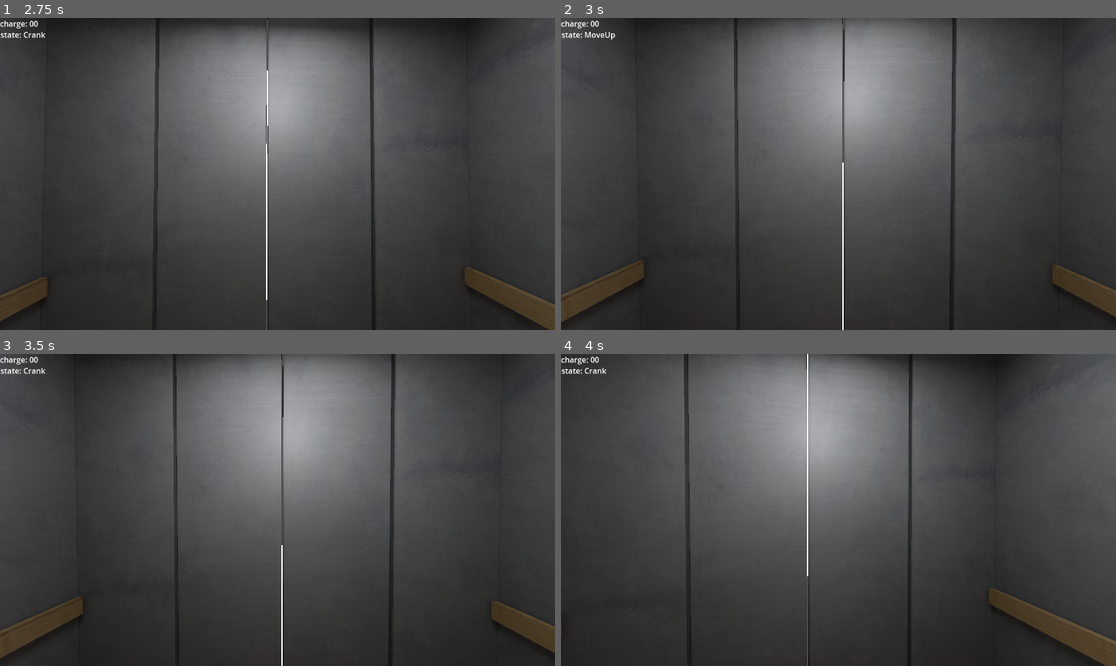
Above: before the commit, frames 1-4 (two rows, left to right).
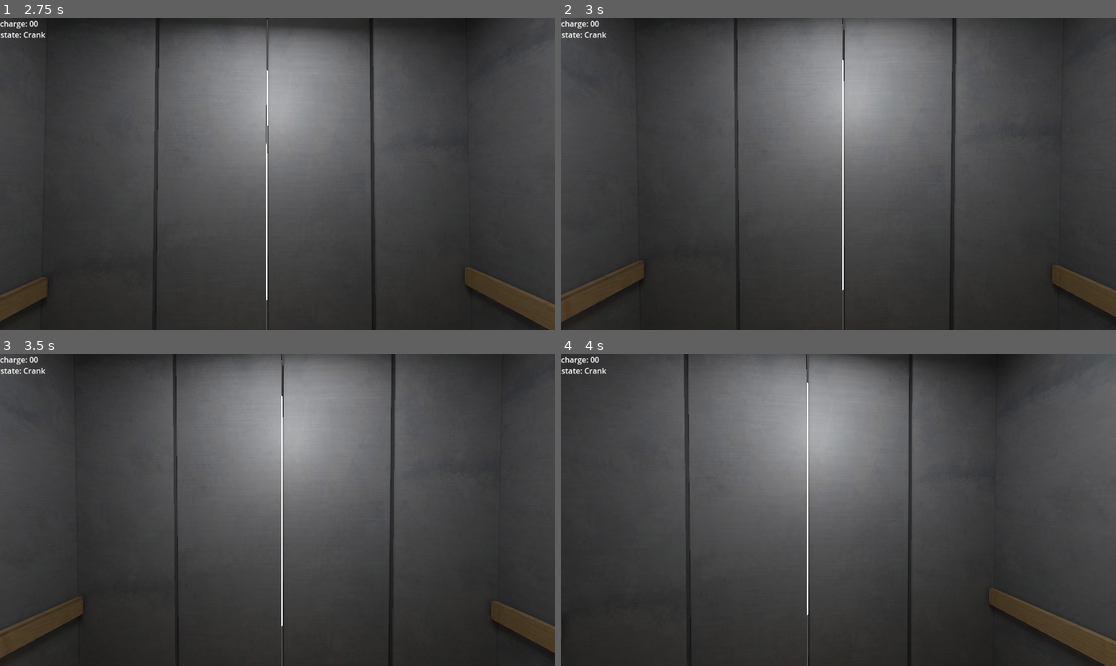
Above: after the commit, the same moments.

Repository: DerBrezel/elevator-pitch
Game: Godot game, scene res://scene_elevator_test.tscn
Same seed, same stepped clock (60 frames per second), same inputs: the game is played once before the commit and once after it.
Inputs (mouse positions are in pixels of both pictures, inside the frame that each line leads up to):
- Up to frame 1 (2.75 s): tap Enter at 0.5, 2 s; move the mouse to (305, 174) at 0.52 s; hold 1 (1) 0.53-1.28 s; tap Space at 1.25 s; move the mouse to (249, 174) at 1.27 s; tap 1 (1) at 1.35, 2.3 s; move the mouse to (288, 167) at 2.02 s; hold 2 (2) from 2.03 s (still down)
- Up to frame 2 (3 s): tap Space at 2.75 s; move the mouse to (832, 180) at 2.77 s; release 2 (2) at 2.78 s; tap 3 (3) at 2.85 s
- Up to frame 3 (3.5 s): tap 1 (1) at 3.05 s
- Up to frame 4 (4 s): tap Enter at 3.5 s; move the mouse to (877, 513) at 3.52 s; hold 4 (4) from 3.53 s (still down); tap 1 (1) at 3.8 s

Frame 1 is identical in both runs. In frame 2, 0.2% of the frame differs, in the area x 4-51%, y 4-100%; in frame 3, 0.2%; in frame 4, less than 0.1%.

Commit message:
feat: add basic gameloop logic

Diff:
--- a/core/scripts/elevator.gd
+++ b/core/scripts/elevator.gd
@@ -2,6 +2,7 @@
 
 const CHARGE_MULT := 1.0
 var charge := 0.0
+var goal := 1.0
 
 var machine : StateMachine
 
--- a/core/scripts/state_complain.gd
+++ b/core/scripts/state_complain.gd
@@ -1,2 +1,16 @@
 extends State
 class_name ComplainState
+
+var is_finished : bool
+
+func enter():
+	is_finished = true
+	pass
+
+func update(delta: float) -> void:
+	if is_finished:
+		machine.change_state("MoveDown")
+
+
+func exit():
+	pass
--- a/core/scripts/state_move_down.gd
+++ b/core/scripts/state_move_down.gd
@@ -1,2 +1,16 @@
 extends State
 class_name WalkOutState
+
+var is_finished : bool
+
+func enter():
+	is_finished = true
+	pass
+
+func update(delta: float) -> void:
+	if is_finished:
+		machine.change_state("MoveDown")
+
+
+func exit():
+	pass
--- a/core/scripts/state_move_up.gd
+++ b/core/scripts/state_move_up.gd
@@ -1,2 +1,21 @@
 extends State
 class_name MoveUpState
+
+var is_finished : bool
+
+func enter():
+	is_finished = false
+	await get_tree().create_timer(Elevator.charge/10).timeout
+	is_finished = true
+	pass
+
+func update(delta: float) -> void:
+	if is_finished:
+		if Elevator.charge/10 == Elevator.goal:
+			machine.change_state("WalkOut")
+		else:
+			machine.change_state("Complain")
+
+
+func exit():
+	pass
--- a/core/scripts/state_walk_out.gd
+++ b/core/scripts/state_walk_out.gd
@@ -1,2 +1,21 @@
 extends State
 class_name MoveDownState
+
+var is_finished : bool
+
+func enter():
+	is_finished = false
+	await get_tree().create_timer(Elevator.charge/10).timeout
+	is_finished = true
+	pass
+
+func update(delta: float) -> void:
+	if is_finished:
+		if Elevator.charge/10 == Elevator.goal:
+			machine.change_state("Enter")
+		else:
+			machine.change_state("Crank")
+
+
+func exit():
+	pass
